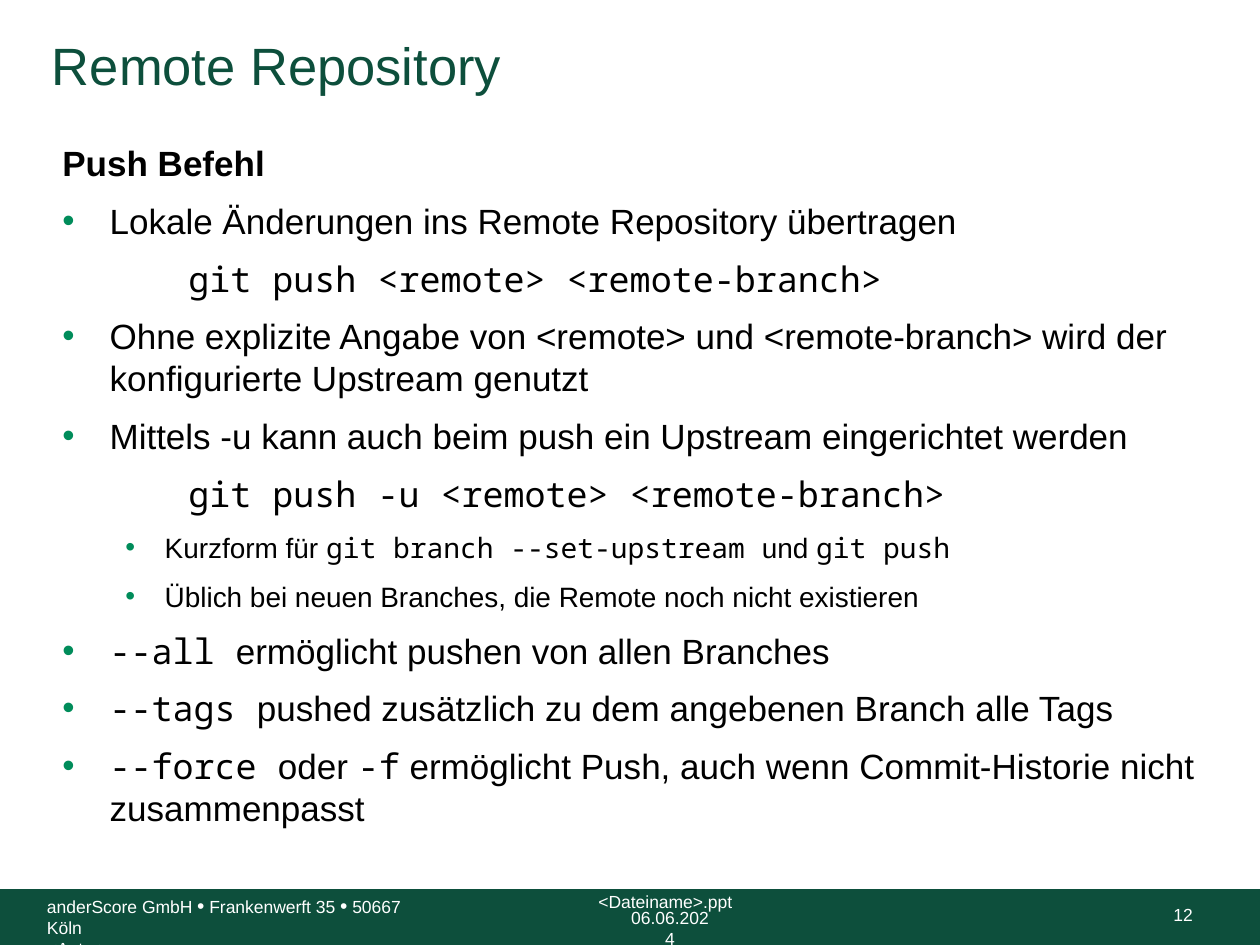
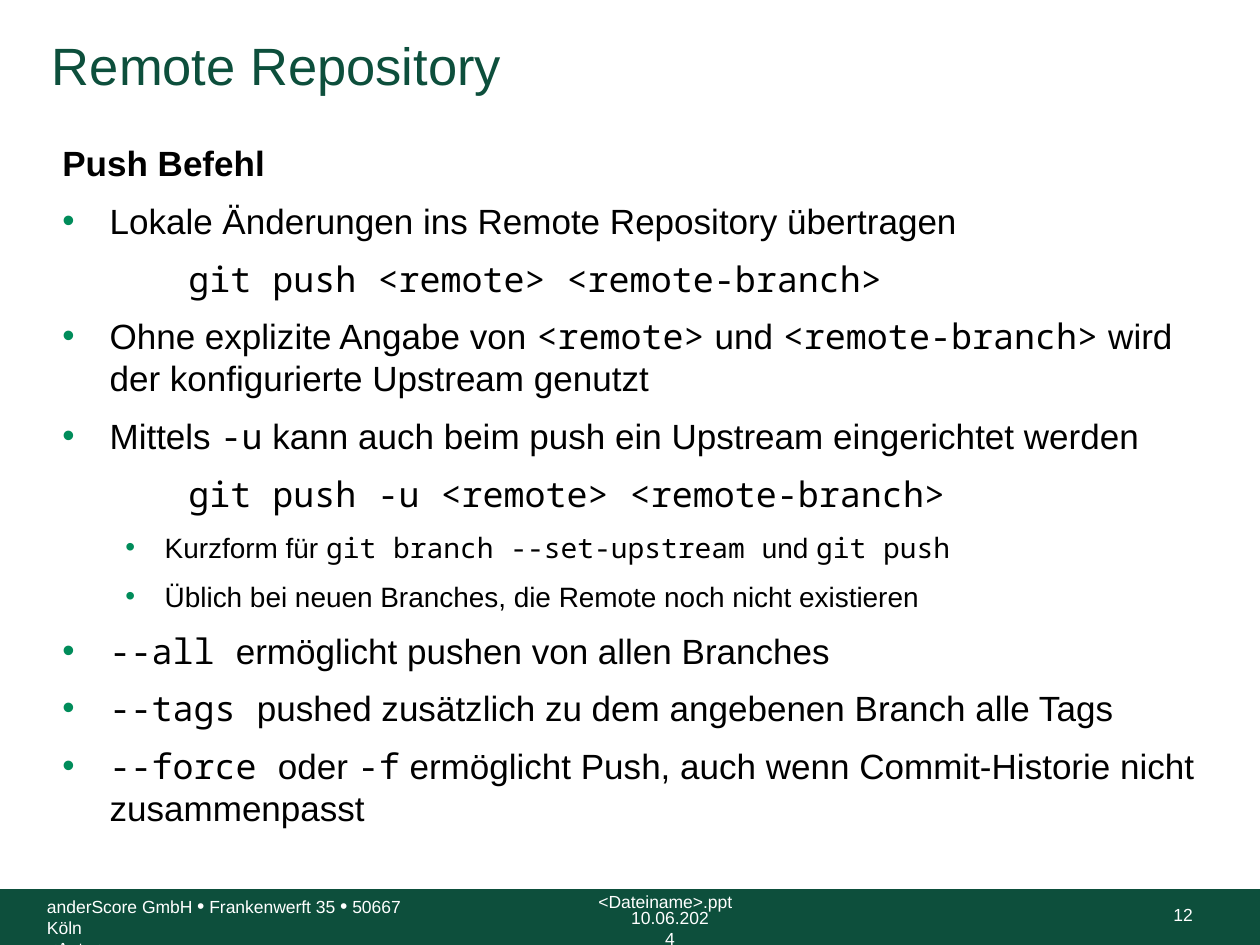
Before and after one commit to anderscore-gmbh/gitlab, a slide deck: slide 12 of slides/Tag-1_4-Git-Remote.pptx. Drawn at 1260x945 pixels with LibreOffice and Linux fonts; fonts in the diff are those of the drawing; background and template pictures are left out. Boxes give left, top, right and bottom in pixels: in the first picture for what was removed or moved away, otherwise in the second. Text is boxed around its words. In the diff, an @@ line names an element or a change of style, - is before the commit and + after.

```diff
--- a/slides/Tag-1_4-Git-Remote.pptx
+++ b/slides/Tag-1_4-Git-Remote.pptx
@@ text at (110, 322, 1172, 456): font Arial to Noto Sans Mono in "<remote> <remote-branch>", "-u" @@
@@ text at (631, 911, 709, 924): text changed @@
-06.06.2024
+10.06.2024
```
Also in this commit, not shown: 11 other slides changed, 8 other files.
